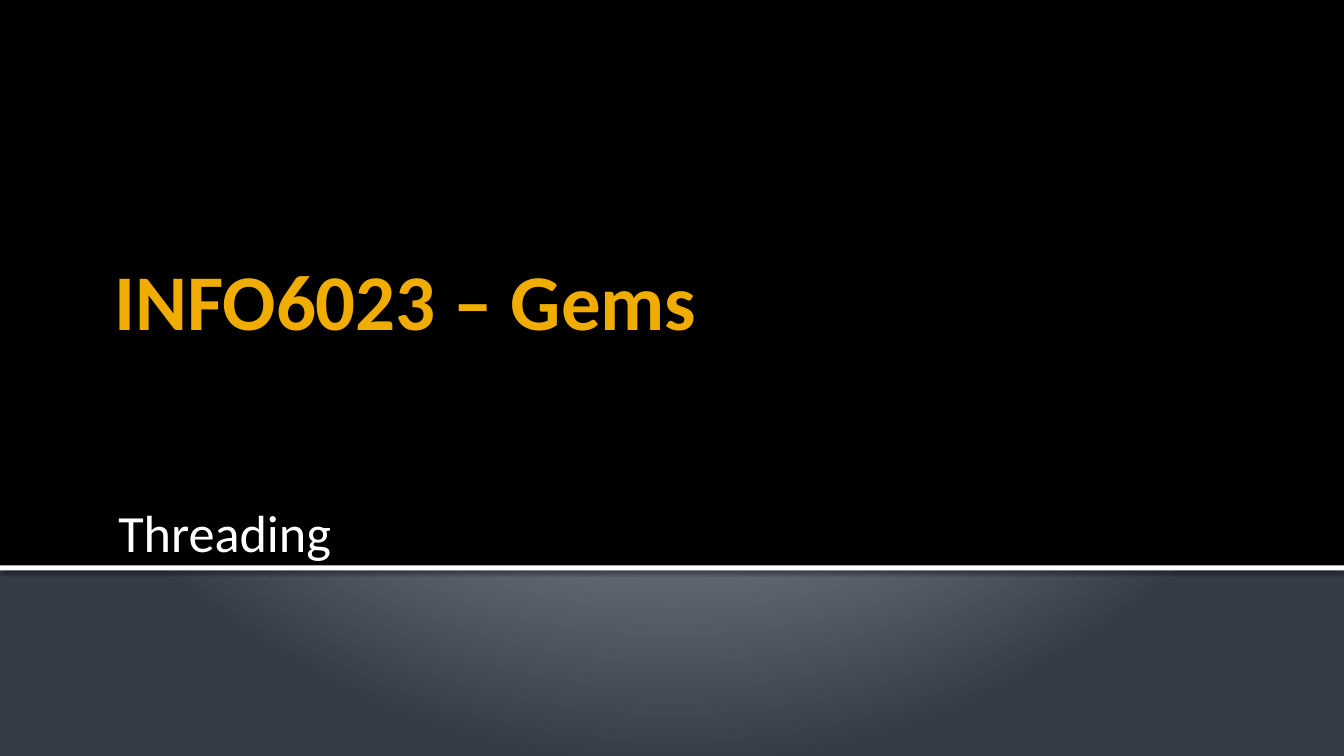
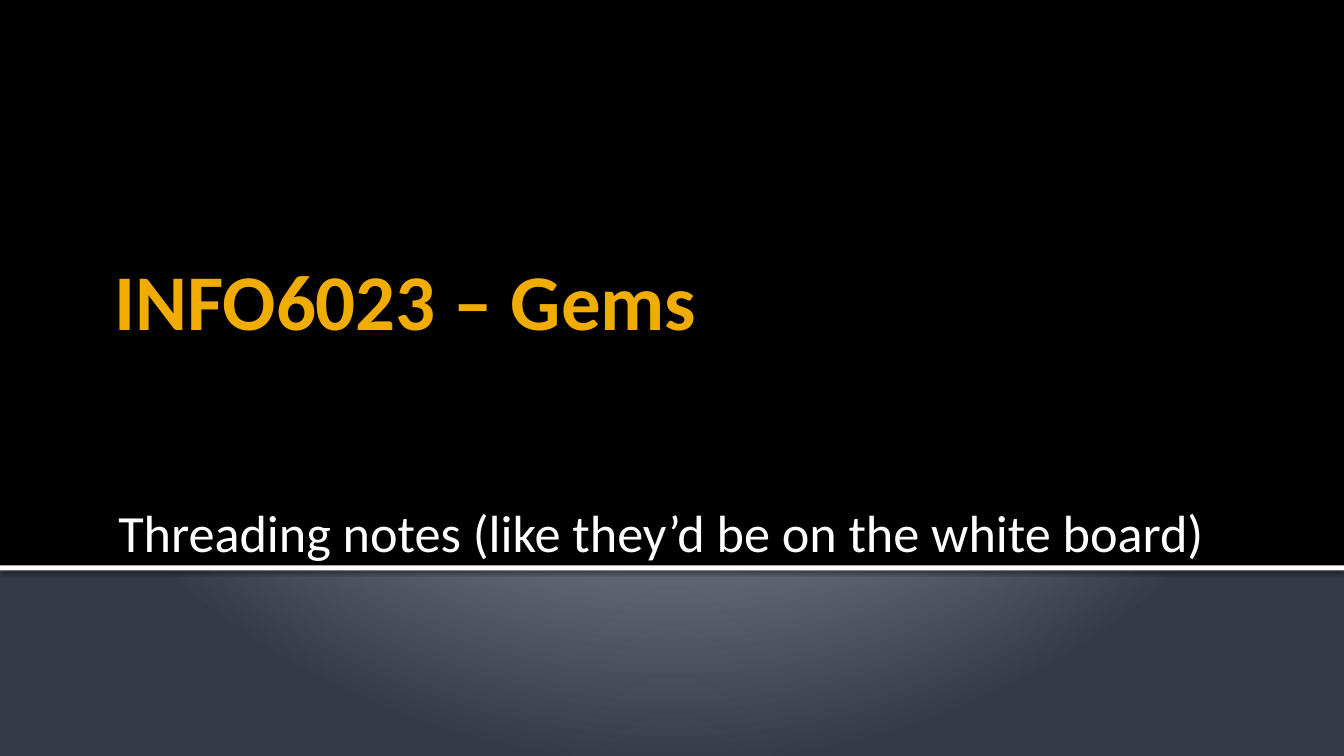
Before and after one commit to FeeneyCodes/GDP202324, a slide deck: slide 1 of 6023_Gems/D2D/W04 (threading)/6023_W04_Threading_Notes.pptx. Drawn at 1344x756 pixels with LibreOffice and Linux fonts; fonts in the diff are those of the drawing. Boxes give left, top, right and bottom in pixels: in the first picture for what was removed or moved away, otherwise in the second. Text is boxed around its words. In the diff, an @@ line names an element or a change of style, - is before the commit and + after.

```diff
--- a/6023_Gems/D2D/W04 (threading)/6023_W04_Threading_Notes.pptx
+++ b/6023_Gems/D2D/W04 (threading)/6023_W04_Threading_Notes.pptx
@@ subtitle at [118, 514, 1204, 561]: text changed @@
-Threading
+Threading notes (like they’d be on the white board)
```
Also in this commit, not shown: 1 slide added, 11 other files.
